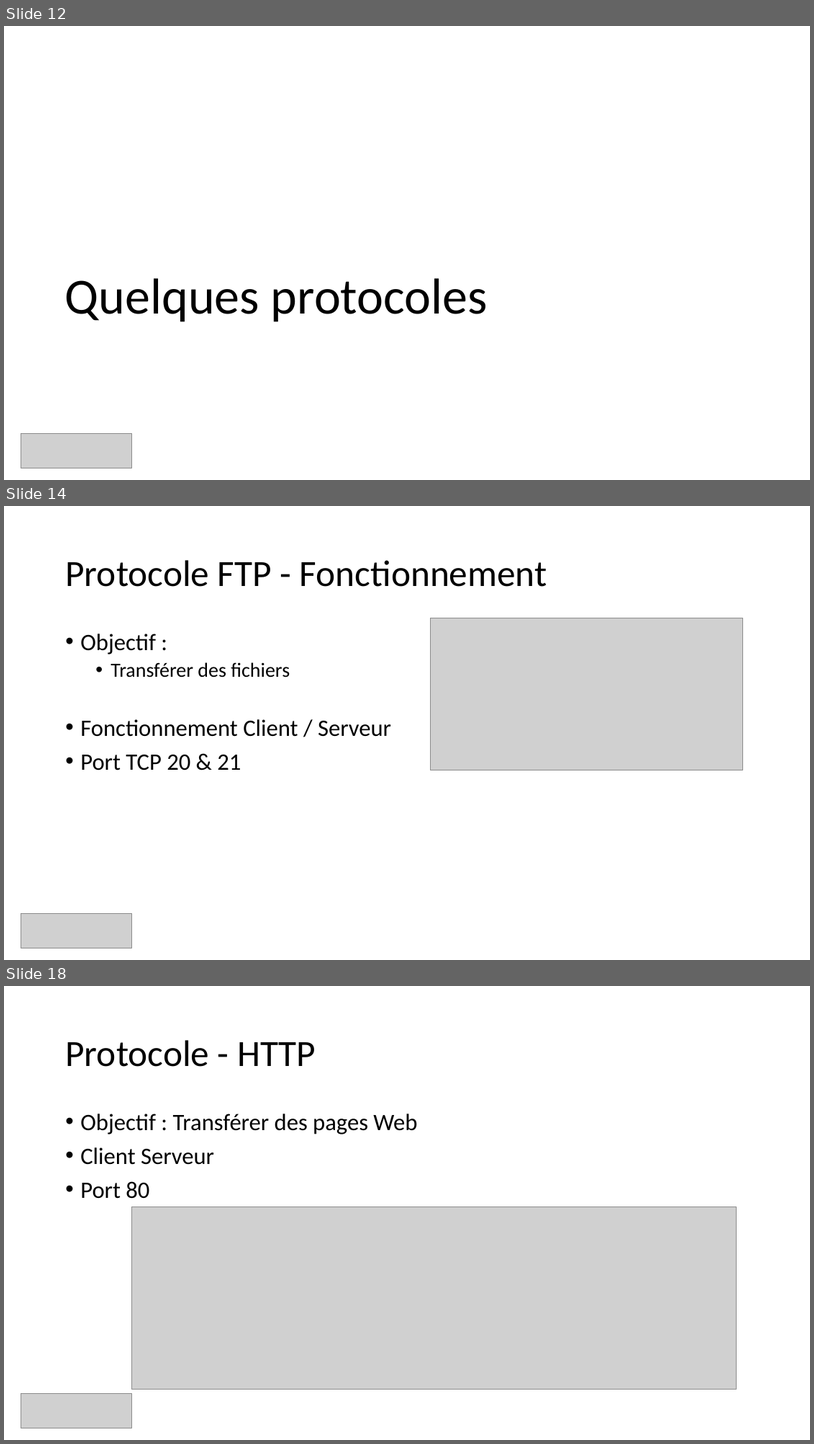
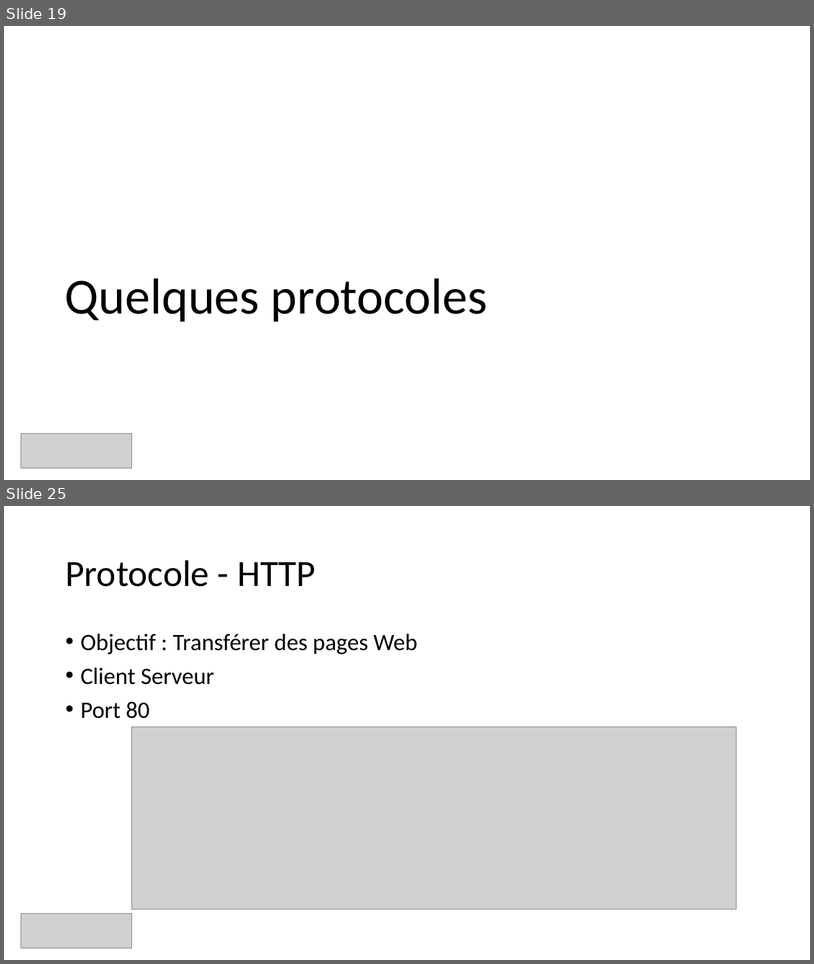
Before and after one commit to guillaume-rico/reseaux_informatiques, a slide deck: 01_CM/CM3 Réseaux Informatiques.pptx. Shown one above the other, each under a label of ours: slides 12, 14 and 18 before the commit, slides 19 and 25 after it; the slides between them are not shown. The pictures are 814x1444 and 814x964 pixels, drawn with LibreOffice and Linux fonts; fonts in the diff are those of the drawing; grey boxes stand for pictures. Boxes give left, top, right and bottom in pixels: in the first picture for what was removed or moved away, otherwise in the second. Text is boxed around its words. In the diff, an @@ line names an element or a change of style, - is before the commit and + after.

```diff
--- a/01_CM/CM3 Réseaux Informatiques.pptx
+++ b/01_CM/CM3 Réseaux Informatiques.pptx
@@ slide 14 removed at (x1=4, y1=506, x2=810, y2=960), background #FFFFFF @@
@@ title removed at (x1=65, y1=560, x2=548, y2=587) @@
-Protocole FTP - Fonctionnement
@@ text removed at (x1=80, y1=633, x2=391, y2=770) @@
-• Objectif :
-  • Transférer des fichiers
-• Fonctionnement Client / Serveur
-• Port TCP 20 & 21
@@ picture removed at (x1=431, y1=618, x2=743, y2=770) @@
@@ picture removed at (x1=21, y1=913, x2=131, y2=947) @@
@@ what was slide 12 is now slide 19 @@
@@ what was slide 18 is now slide 25 @@
```
Also in this commit, not shown: 9 slides changed, 8 slides added, 2 other files.
